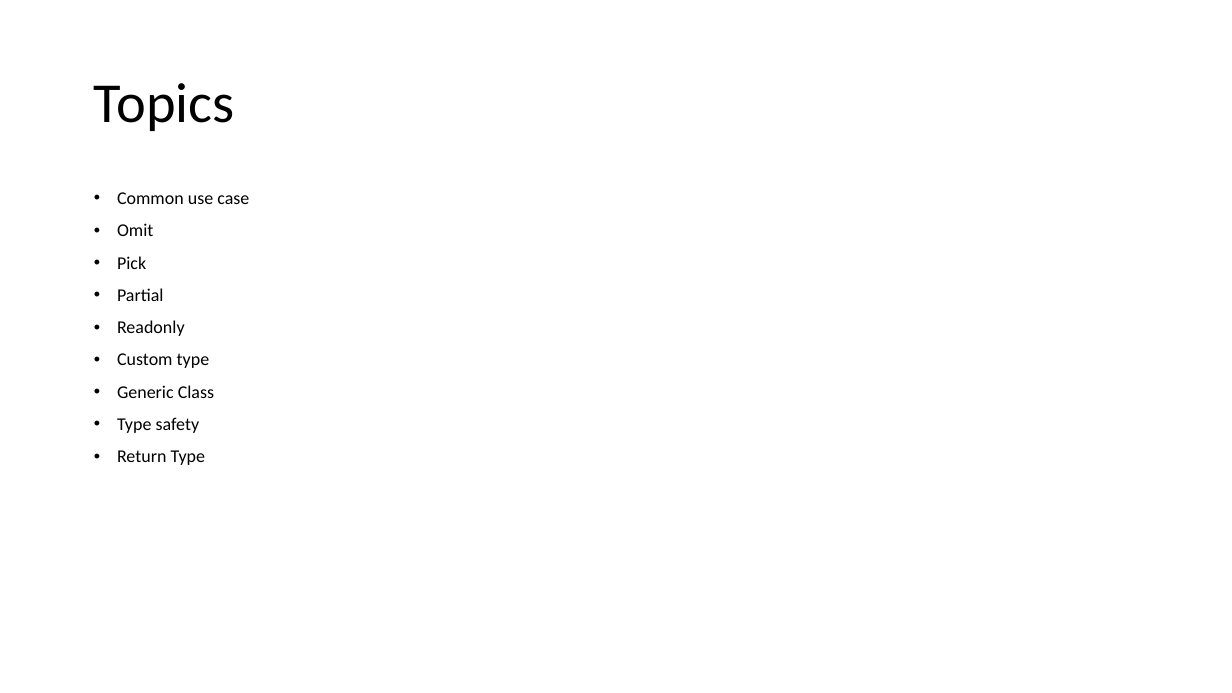
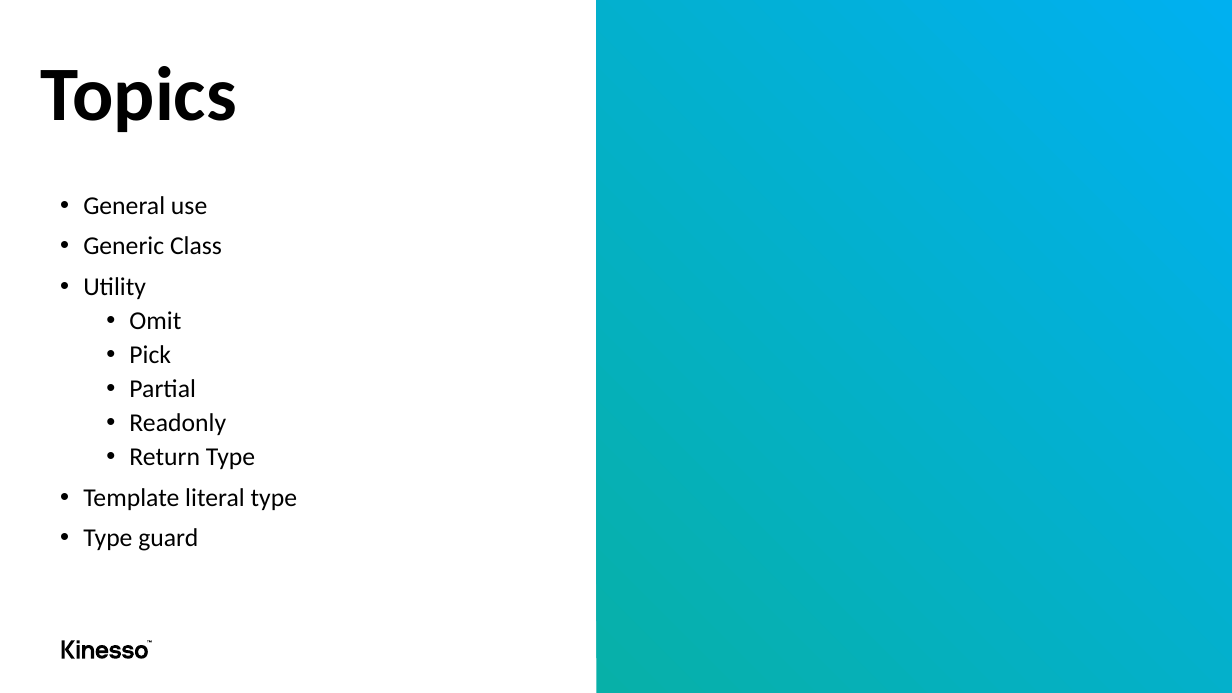
Before and after one commit to MehediKinesso50200/advance-typescript, a slide deck: slide 6 of advance-typescript.pptx (slide 2 before the commit). Drawn at 1232x693 pixels with LibreOffice and Linux fonts; fonts in the diff are those of the drawing. Boxes give left, top, right and bottom in pixels: in the first picture for what was removed or moved away, otherwise in the second. Text is boxed around its words. In the diff, an @@ line names an element or a change of style, - is before the commit and + after.

```diff
--- a/advance-typescript.pptx
+++ b/advance-typescript.pptx
@@ rectangle added at (x1=596, y1=0, x2=1232, y2=693), fill gradient #07B0A8 to #00B0F0 @@
@@ title "Topics" moved from (x1=94, y1=83, x2=235, y2=131) to (x1=41, y1=66, x2=237, y2=132) @@
@@ title "Topics" at (x1=41, y1=66, x2=237, y2=132): size 44 to 60 pt, bold on @@
@@ text "General use" moved from (x1=117, y1=192, x2=249, y2=465) to (x1=83, y1=196, x2=298, y2=551) @@
@@ text at (x1=83, y1=196, x2=222, y2=299): text changed; size 14 to 20 pt @@
-• Common use case
+• General use
+• Generic Class
+• Utility
@@ text at (x1=129, y1=311, x2=255, y2=469): size 14 to 20 pt in "Omit", "Pick", "Partial", "Readonly" and 1 more places; list level 1 to 2 in "Omit"; list level 1 to 2 in "Pick"; list level 1 to 2 in "Partial"; list level 1 to 2 in "Readonly"; list level 1 to 2 in "Return Type" @@
@@ text at (x1=117, y1=353, x2=214, y2=433): paragraphs removed @@
-• Custom type
-• Generic Class
-• Type safety
@@ text at (x1=83, y1=488, x2=298, y2=551): paragraphs added @@
+• Template literal type
+• Type guard
@@ group added at (x1=62, y1=640, x2=152, y2=659): 10 freeform shapes @@
```
Also in this commit, not shown: 1 other slide changed, 6 slides added, 37 other files.
